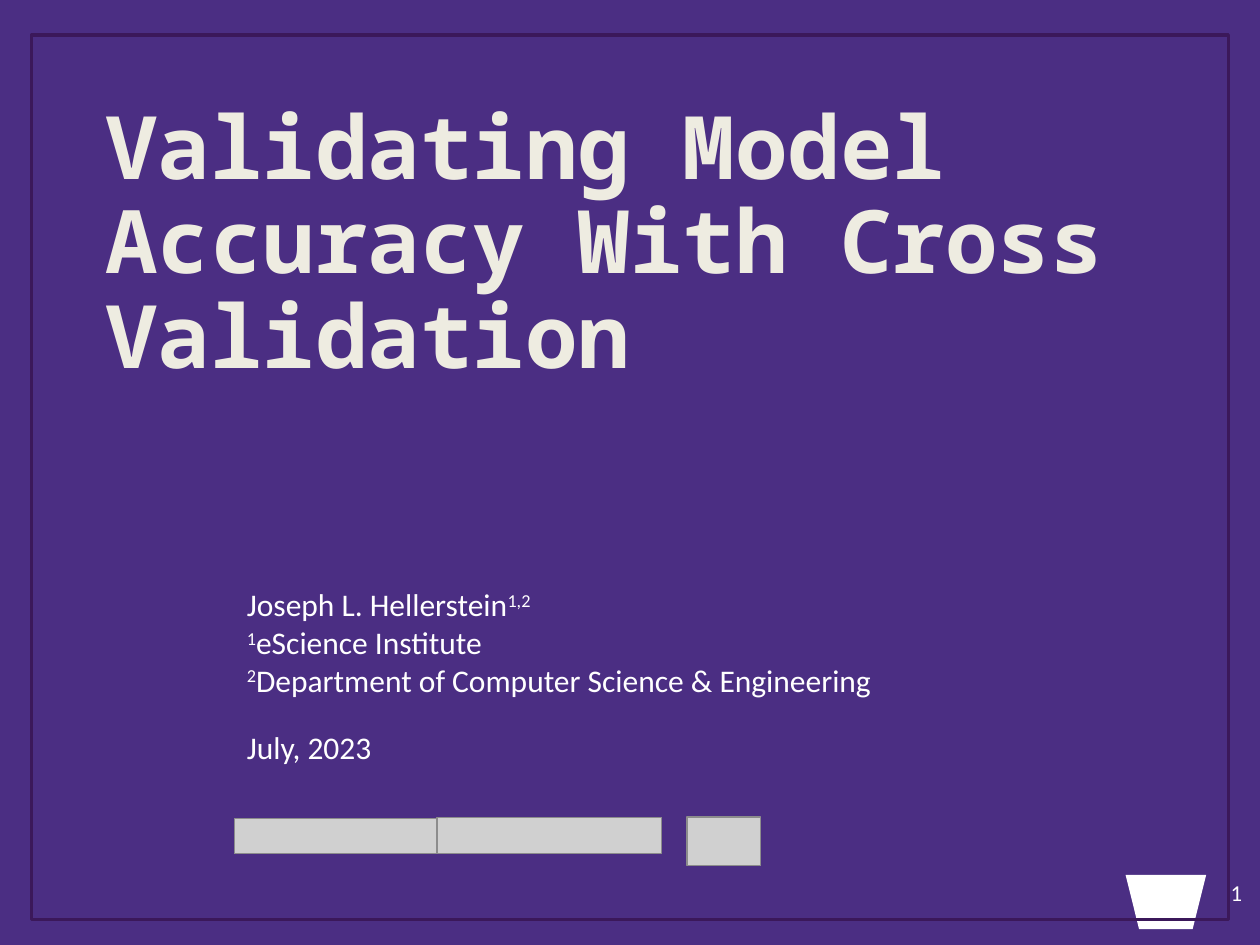
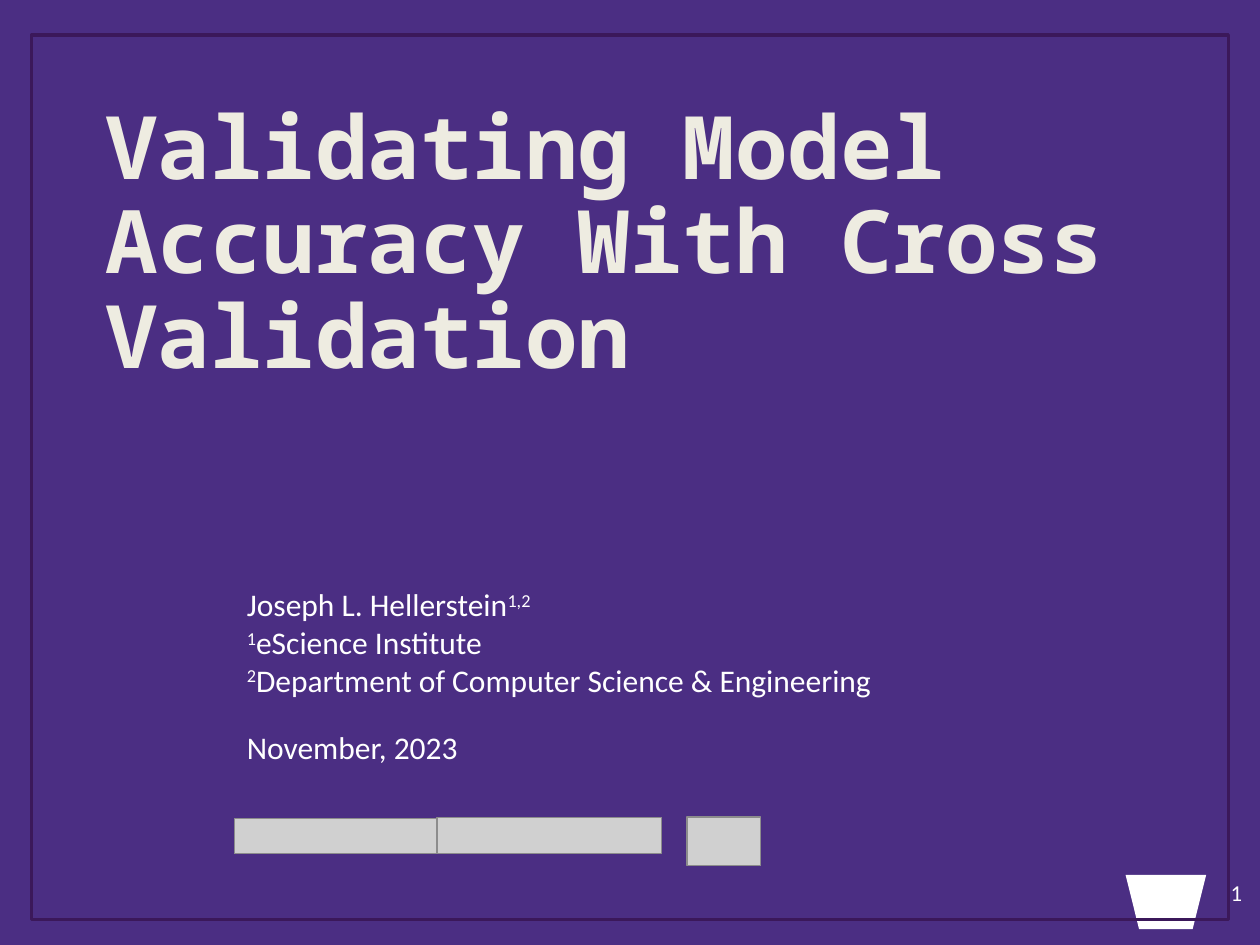
Before and after one commit to ModelEngineering/BIOEN-437, a slide deck: slide 1 of Lectures/Verification-and-Validation/vav_crossvalidation.pptx. Drawn at 1260x945 pixels with LibreOffice and Linux fonts; fonts in the diff are those of the drawing; grey boxes stand for pictures; background and template pictures are left out. Boxes give left, top, right and bottom in pixels: in the first picture for what was removed or moved away, otherwise in the second. Text is boxed around its words. In the diff, an @@ line names an element or a change of style, - is before the commit and + after.

Commit message:
Updates to cross validation slides

```diff
--- a/Lectures/Verification-and-Validation/vav_crossvalidation.pptx
+++ b/Lectures/Verification-and-Validation/vav_crossvalidation.pptx
@@ text at bbox=[247, 737, 458, 763]: text changed @@
-July, 2023
+November, 2023
```
Also in this commit, not shown: 2 other slides changed, 2 slides added.
